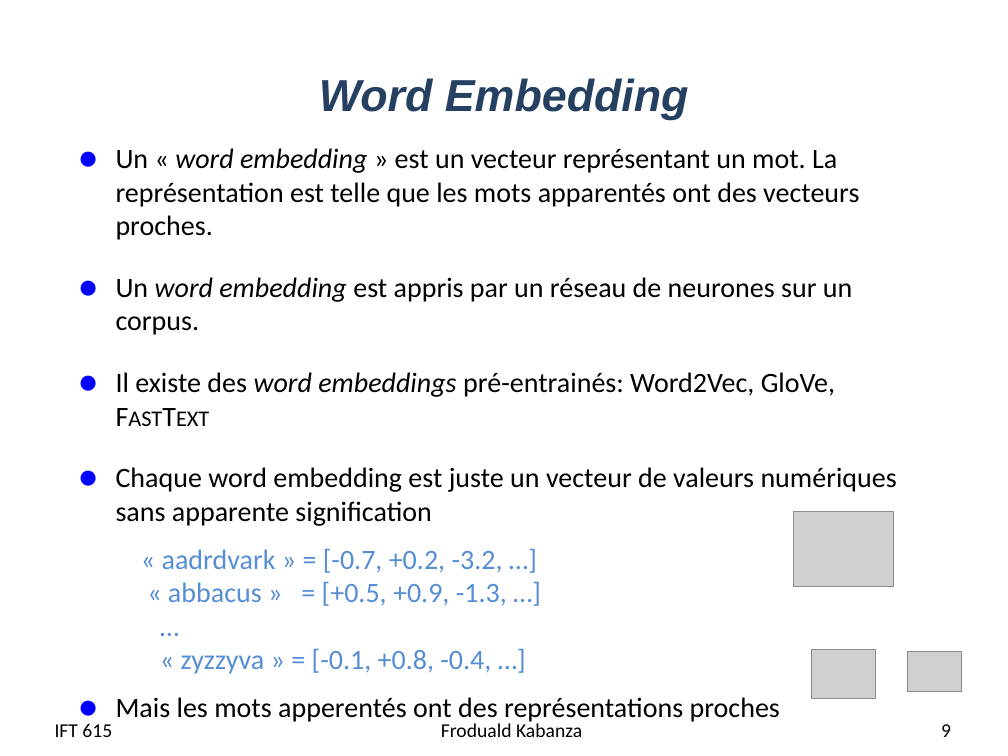
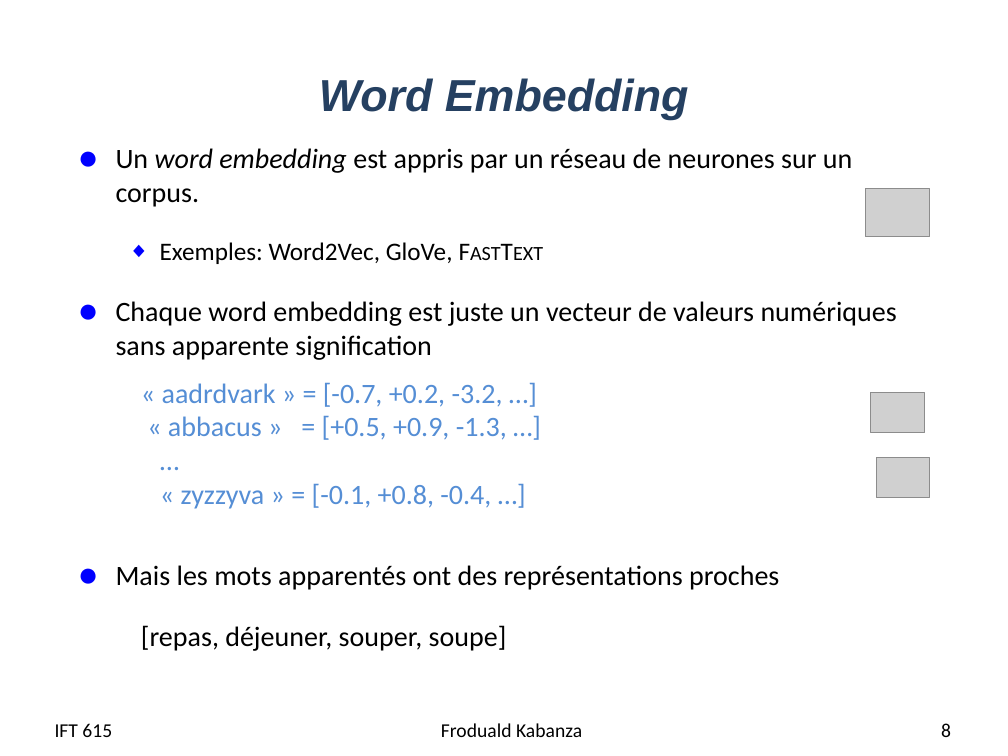
Before and after one commit to djeffkanda/djeffkanda.github.io, a slide deck: slide 8 of ift/assets/slides/ift615-07-Application - TLN - world embedding et etiquetage syntaxique.pptx (slide 9 before the commit). Drawn at 1008x756 pixels with LibreOffice and Linux fonts; fonts in the diff are those of the drawing; grey boxes stand for pictures. Boxes give left, top, right and bottom in pixels: in the first picture for what was removed or moved away, otherwise in the second. Text is boxed around its words. In the diff, an @@ line names an element or a change of style, - is before the commit and + after.

```diff
--- a/ift/assets/slides/ift615-07-Application - TLN - world embedding et etiquetage syntaxique.pptx
+++ b/ift/assets/slides/ift615-07-Application - TLN - world embedding et etiquetage syntaxique.pptx
@@ text at (116,148,859,240): paragraph removed @@
-● Un « word embedding » est un vecteur représentant un mot. La représentation est telle que les mots apparentés ont des vecteurs proches.
@@ picture added at (865,188,929,237) @@
@@ text at (160,242,453,264): text changed; size 20 to 18 pt @@
-● Il existe des word embeddings pré-entrainés: Word2Vec, GloVe, FastText
+  ◆ Exemples: Word2Vec, GloVe, FastText
@@ picture added at (871,392,925,432) @@
@@ picture added at (876,458,929,498) @@
@@ picture removed at (793,511,894,587) @@
@@ text at (116,565,779,651): text changed @@
-● Mais les mots apperentés ont des représentations proches
+● Mais les mots apparentés ont des représentations proches
+[repas, déjeuner, souper, soupe]
@@ picture removed at (811,650,876,699) @@
@@ picture removed at (907,651,961,691) @@
@@ page number at (941,723,951,737): text changed @@
-9
+8
```
Also in this commit, not shown: 14 other slides changed, 6 slides added, 1 slide removed, 5 other files.
